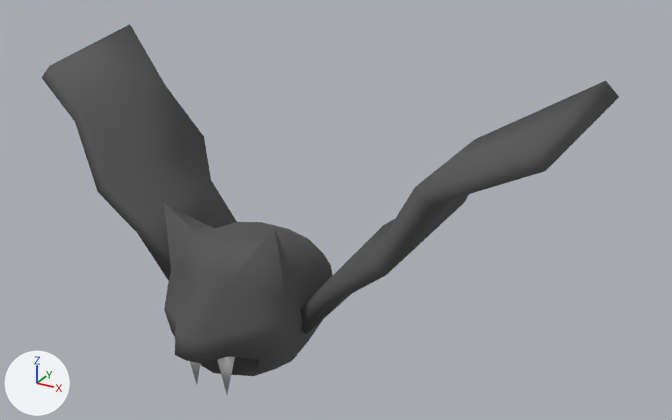
An edit to the glTF model assets/models/enemies/bat.gltf, drawn before and after from the same camera.
Camera for both pictures: a camera (50 mm lens) standing at (5.53, -7.7, 15.55) and looking at (0.61, 1.25, 11.08). Lighting does not change. The marker at lower left points along +X, +Y and +Z.

In view in the first picture: 'Head', 'Wing.L', 'Wing.R'.
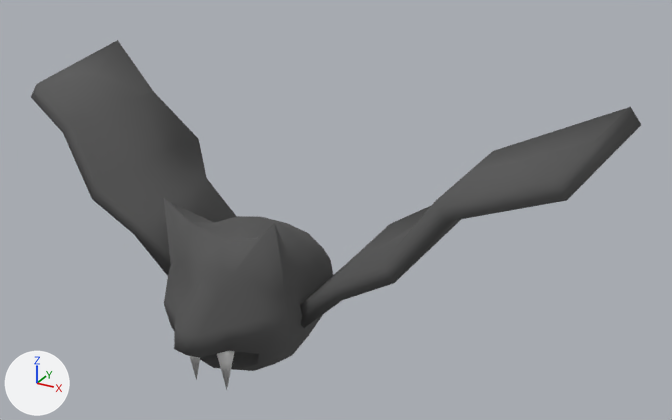
Patch to the scene script:
```diff
--- a/assets/models/enemies/bat.gltf.py
+++ b/assets/models/enemies/bat.gltf.py
@@ ob_head @@
 ob_head = bpy.data.objects.new('Head', me_cube)
-ob_head.location = (0.032, 0.084, 10.281)
+ob_head.location = (0.032, 0.084, 10.352)
 ob_head.rotation_euler = (0.0, 0.0, -1.571)  # degrees (0, 0, -90)
@@ ob_wing_l @@
 ob_wing_l = bpy.data.objects.new('Wing.L', me_plane)
-ob_wing_l.location = (0.846, 0.648, 10.371)
-ob_wing_l.rotation_euler = (0.875, -0.122, -1.469)  # degrees (50, -7, -84)
+ob_wing_l.location = (0.856, 0.648, 10.458)
+ob_wing_l.rotation_euler = (0.741, -0.103, -1.458)  # degrees (42, -5.9, -84)
@@ ob_wing_r @@
 ob_wing_r = bpy.data.objects.new('Wing.R', me_plane_001)
-ob_wing_r.location = (-0.798, 0.642, 10.371)
-ob_wing_r.rotation_euler = (0.14, -0.0238, -1.189)  # degrees (8, -1.4, -68)
+ob_wing_r.location = (-0.776, 0.627, 10.457)
+ob_wing_r.rotation_euler = (0.274, -0.0476, -1.205)  # degrees (16, -2.7, -69)
```

What differs and where, as boxes (x1, y1, x2, y2) in the pictures (672 x 420 px):
'Wing.R', moved, turned: before (42, 24, 237, 281); after (31, 40, 237, 276)
'Wing.L', moved, turned: before (300, 81, 619, 334); after (300, 107, 641, 328)
'Head', moved: before (164, 203, 333, 376); after (164, 198, 333, 371)
'Cone', moved: before (217, 356, 235, 394); after (217, 351, 235, 390)
'Cone.001', moved: before (190, 361, 201, 385); after (190, 356, 200, 380)
